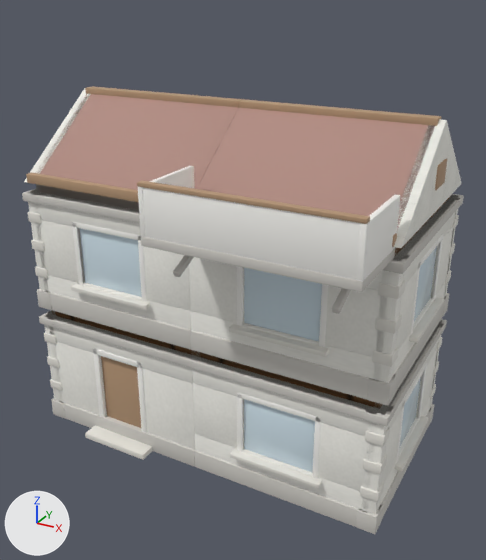
The glTF model models/th34_beispielhaus.glb: old version first, new version second.
Camera for both pictures: a camera (50 mm lens) standing at (6.81, -12.32, 9.89) and looking at (0.4, -0.67, 4.07). The axes (+X, +Y, +Z) are drawn at lower left. The lights are the same throughout. The older version comes first. Where no turn or scale is listed for an object, it has been applied to the vertices.
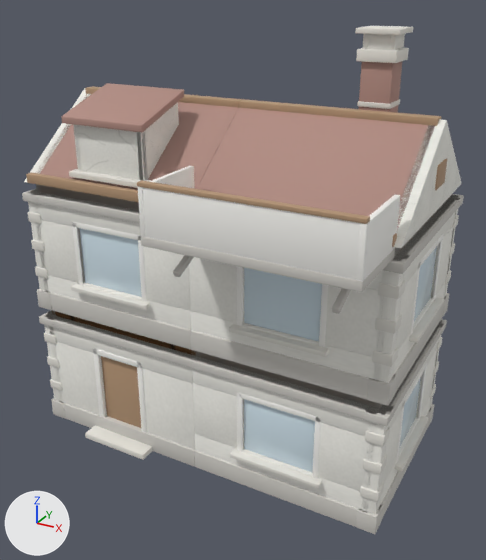
Where the change shows, as pixel boxes (x1, y1, x2, y2) in the pictures (486 x 560 px):
'Keil.002', added (beige): after (61, 83, 184, 133)
'Cube.244', added: after (73, 124, 148, 181)
'Cube.247', added (beige): after (359, 61, 402, 113)
'Keil', added: after (137, 102, 179, 180)
'Cube.248', added: after (356, 48, 409, 63)
'Cube.246', added: after (69, 169, 151, 188)
'Cube.253', added: after (355, 26, 413, 35)
'Cube.250', added: after (368, 34, 390, 50)
'Cube.254', added: after (357, 99, 400, 109)
'Cube.251', added: after (389, 34, 405, 50)
'Keil.001', added (mostly hidden): after (74, 125, 82, 171)
'Cube.249', added (mostly hidden): after (363, 34, 369, 49)
'Giebel', unchanged, covered by the edit: (38, 94, 238, 190) in both

Patch to the scene script:
```diff
--- a/models/th34_beispielhaus.glb.py
+++ b/models/th34_beispielhaus.glb.py
@@ ob_cube_254 @@
+ob_cube_254 = bpy.data.objects.new('Cube.254', me_cube_254)  # 56 vertices, 108 faces; spans x -0.33..0.33, y -0.33..0.33, z -0.05..0.05; in mat_hbbank_030 (white #e7e5dd)
+ob_cube_254.location = (2.6, 0.9, 7.75)
@@ ob_cube_253 @@
+ob_cube_253 = bpy.data.objects.new('Cube.253', me_cube_253)  # 56 vertices, 108 faces; spans x -0.43..0.43, y -0.43..0.43, z -0.05..0.05; in mat_hbbank_030 (white #e7e5dd)
+ob_cube_253.location = (2.6, 0.9, 9.1)
@@ ob_cube_251 @@
+ob_cube_251 = bpy.data.objects.new('Cube.251', me_cube_251)  # 56 vertices, 108 faces; spans x -0.05..0.05, y -0.31..0.31, z -0.15..0.15; in mat_hbbank_030 (white #e7e5dd)
+ob_cube_251.location = (2.86, 0.9, 8.92)
@@ ob_cube_250 @@
+ob_cube_250 = bpy.data.objects.new('Cube.250', me_cube_250)  # 56 vertices, 108 faces; spans x -0.21..0.21, y -0.05..0.05, z -0.15..0.15; in mat_hbbank_030 (white #e7e5dd)
+ob_cube_250.location = (2.6, 0.64, 8.92)
@@ ob_cube_249 @@
+ob_cube_249 = bpy.data.objects.new('Cube.249', me_cube_251.copy())
+ob_cube_249.location = (2.34, 0.9, 8.92)
@@ ob_cube_248 @@
+ob_cube_248 = bpy.data.objects.new('Cube.248', me_cube_248)  # 56 vertices, 108 faces; spans x -0.39..0.39, y -0.39..0.39, z -0.11..0.11; in mat_hbbank_030 (white #e7e5dd)
+ob_cube_248.location = (2.6, 0.9, 8.66)
@@ ob_cube_247 @@
+ob_cube_247 = bpy.data.objects.new('Cube.247', me_cube_247)  # 56 vertices, 108 faces; spans x -0.31..0.31, y -0.31..0.31, z -0.85..0.85; in mat_hbdach_030 (beige #b18b81)
+ob_cube_247.location = (2.6, 0.9, 7.75)
@@ ob_keil_002 @@
+ob_keil_002 = bpy.data.objects.new('Keil.002', me_keil_002)  # 56 vertices, 108 faces; spans x -1.0..1.0, y -0.16..1.32, z 1.1..1.71; in mat_hbdach_029 (beige #b18b81)
+ob_keil_002.location = (-2.0, -1.9, 6.23)
@@ ob_keil_001 @@
+ob_keil_001 = bpy.data.objects.new('Keil.001', me_keil_001)  # 56 vertices, 108 faces; spans x -0.85..-0.73, y 0.0..1.3, z 0.01..1.57; in mat_hbputz_029 (picture img_hausputz)
+ob_keil_001.location = (-2.0, -1.9, 6.23)
@@ ob_keil @@
+ob_keil = bpy.data.objects.new('Keil', me_keil)  # 56 vertices, 108 faces; spans x 0.73..0.85, y 0.0..1.3, z 0.01..1.57; in mat_hbputz_029 (picture img_hausputz)
+ob_keil.location = (-2.0, -1.9, 6.23)
@@ ob_cube_246 @@
+ob_cube_246 = bpy.data.objects.new('Cube.246', me_cube_246)  # 56 vertices, 108 faces; spans x -0.95..0.95, y -0.13..0.13, z -0.06..0.06; in mat_hbbank_029 (white #e7e5dd)
+ob_cube_246.location = (-2.0, -1.93, 6.29)
@@ ob_cube_244 @@
+ob_cube_244 = bpy.data.objects.new('Cube.244', me_cube_244)  # 56 vertices, 108 faces; spans x -0.85..0.85, y -0.07..0.07, z -0.58..0.58; in mat_hbputz_029 (picture img_hausputz)
+ob_cube_244.location = (-2.0, -1.83, 6.81)
```
